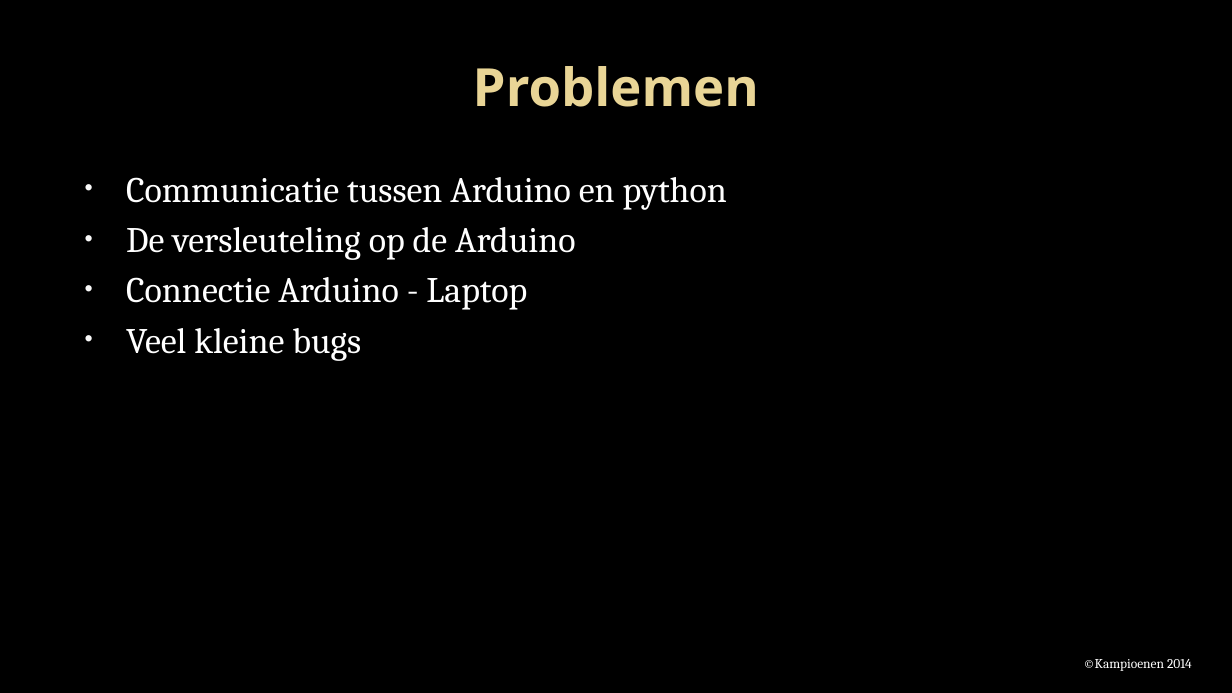
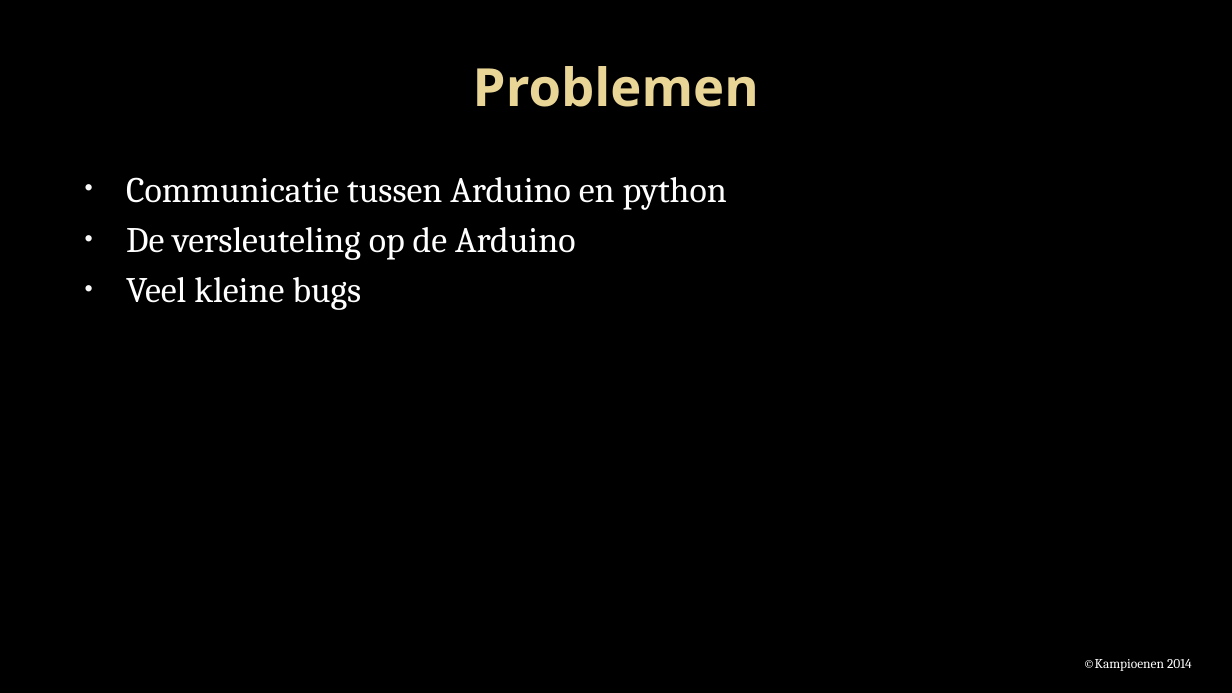
Before and after one commit to Projectgroep-18/Beveiligde-Pasjes, a slide deck: slide 12 of presentatie/Project beveiligde pasjes.pptx. Drawn at 1232x693 pixels with LibreOffice and Linux fonts; fonts in the diff are those of the drawing; background and template pictures are left out. Boxes give left, top, right and bottom in pixels: in the first picture for what was removed or moved away, otherwise in the second. Text is boxed around its words. In the diff, an @@ line names an element or a change of style, - is before the commit and + after.

Commit message:
Presentatie update

```diff
--- a/presentatie/Project beveiligde pasjes.pptx
+++ b/presentatie/Project beveiligde pasjes.pptx
@@ text at box(126, 277, 527, 310): paragraph removed @@
-• Connectie Arduino - Laptop
```
